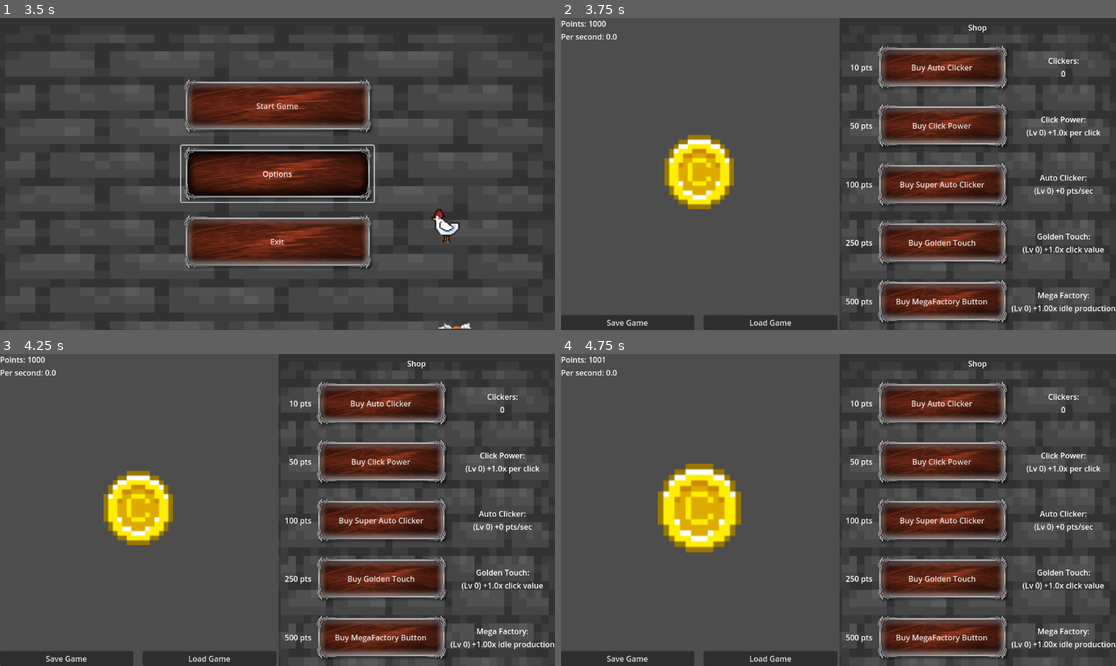
Above: before the commit, frames 1-4 (two rows, left to right).
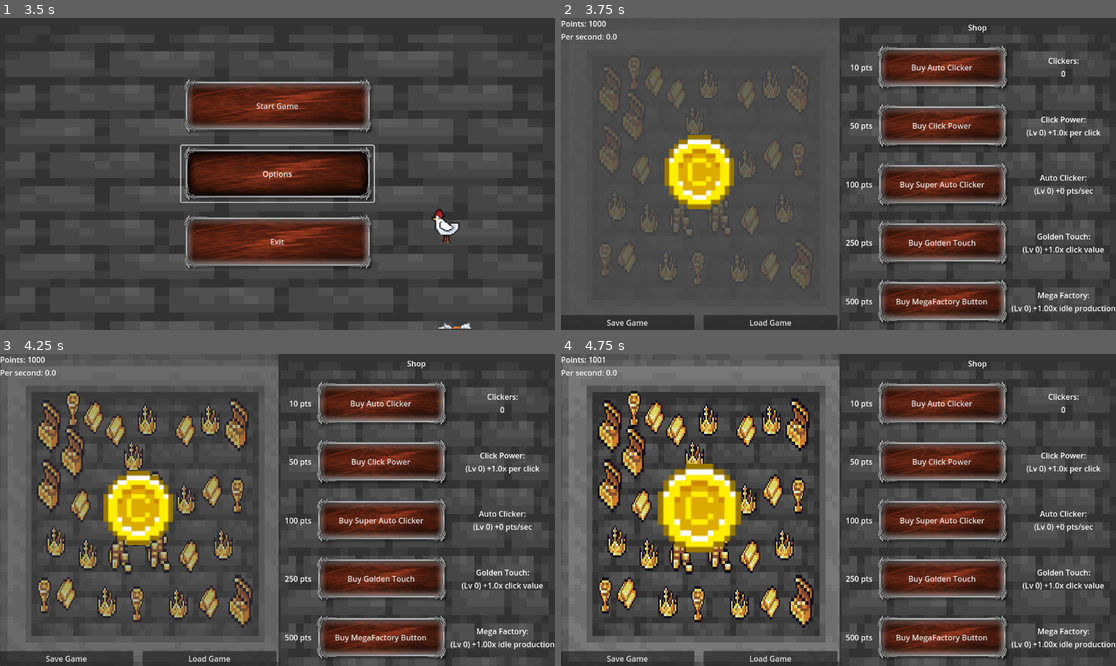
Above: after the commit, the same moments.

Repository: SamuelMTack/Push-Out-Games
Game: Godot game, scene res://main_ui.tscn
Two runs of this game, one before a commit and one after it. Both use one fixed random seed, a clock stepped at 60 frames per second and the inputs below.
Inputs (mouse positions are in pixels of both pictures, inside the frame that each line leads up to):
- Up to frame 1 (3.5 s): click "Start Game" at 0.5 s; click "Start Game" at 1.25 s; click "Start Game" at 2 s; click "Options" at 2.75 s
- Up to frame 2 (3.75 s): no input
- Up to frame 3 (4.25 s): no input
- Up to frame 4 (4.75 s): click (699, 506) at 4.25 s

Frame 1 is identical in both runs. In frame 2, 1.7% of the frame differs, in the area x 7-45%, y 12-87%; in frame 3, 13%; in frame 4, 23%, in the area x 0-51%, y 2-99%.

Commit message:
BackGround Change

Diff:
--- a/claude-clicker-game/Scripts/node_2d.gd
+++ b/claude-clicker-game/Scripts/node_2d.gd
@@ -26,6 +26,8 @@
 var mega_factory_level = 0
 var mega_factory_price = 500
 var mega_factory_multiplier = 1.0
+
+var current_background_tier = 0
 
 # Save file path
 const SAVE_PATH = "user://clicker_save.json"
@@ -41,7 +43,7 @@
 @onready var save_button = %SaveButton
 @onready var load_button = %LoadButton
 @onready var save_status_label = %SaveStatusLabel
-
+@onready var background_sprite = $BackgroundSprite
 
 #GPU Particles Handling
 @onready var gpu_particles_2d: GPUParticles2D = %GPUParticles2D
@@ -74,6 +76,7 @@
 		load_game()
 
 	update_ui()
+	update_background()
 
 func _on_click_button_pressed():
 	var click_value = points_per_click * click_multiplier_bonus * golden_touch_bonus
@@ -83,6 +86,7 @@
 	gpu_particles_2d.amount_ratio += (1 - gpu_particles_2d.amount_ratio)*0.001
 	print(str(gpu_particles_2d.amount_ratio))
 	update_ui()
+	update_background()
 	# Add animation effect
 	click_button.scale = Vector2(3.2, 3.2)
 	var tween = create_tween()
@@ -138,7 +142,68 @@
 		var idle_points = ((idle_clickers * idle_click_rate) + auto_clicker_bonus) * mega_factory_multiplier
 		points += idle_points / 10.0
 		update_ui()
-
+		update_background()
+
+
+func update_background():
+	var new_tier = get_background_tier()
+	if new_tier != current_background_tier:
+		current_background_tier = new_tier
+		var background_path = get_background_path(current_background_tier)
+
+		# Try to load the background image
+		if ResourceLoader.exists(background_path):
+			var texture = load(background_path)
+			background_sprite.texture = texture
+
+			# Fade in animation
+			background_sprite.modulate.a = 0.0
+			var tween = create_tween()
+			tween.tween_property(background_sprite, "modulate:a", 1.0, 1.0)
+		else:
+			# Fallback to colored backgrounds if images don't exist
+			set_fallback_background(current_background_tier)
+
+func get_background_tier() -> int:
+	if points >= 10000:
+		return 6  # Galaxy/Space theme
+	elif points >= 5000:
+		return 5  # Golden palace theme
+	elif points >= 2000:
+		return 4  # City skyline theme
+	elif points >= 1000:
+		return 3  # Mountain landscape theme
+	elif points >= 500:
+		return 2  # Forest theme
+	elif points >= 100:
+		return 1  # Sunny field theme
+	else:
+		return 0  # Simple starting theme
+
+func get_background_path(tier: int) -> String:
+	match tier:
+		0: return "res://backgrounds/background_0.png"
+		1: return "res://backgrounds/background_1.png"
+		2: return "res://backgrounds/background_2.png"
+		3: return "res://backgrounds/background_3.png"
+		4: return "res://backgrounds/background_4.png"
+		_: return ""
+
+
+func set_fallback_background(tier: int):
+	# Create a colored rectangle as fallback
+	var color: Color
+	match tier:
+		0: color = Color(0.7, 0.8, 0.9)  # Light blue
+		1: color = Color(0.8, 0.9, 0.6)  # Light green
+		2: color = Color(0.4, 0.7, 0.4)  # Forest green
+		3: color = Color(0.6, 0.7, 0.8)  # Mountain gray-blue
+		4: color = Color(0.5, 0.5, 0.6)  # City gray
+		5: color = Color(0.9, 0.8, 0.4)  # Golden yellow
+		6: color = Color(0.1, 0.1, 0.3)  # Dark space blue
+		_: color = Color.WHITE
+
+	background_sprite.modulate = color
 func _on_save_button_pressed():
 	save_game()
 
--- a/claude-clicker-game/Themes/UI_Theme.tres
+++ b/claude-clicker-game/Themes/UI_Theme.tres
@@ -2,7 +2,7 @@
 
 [ext_resource type="Texture2D" uid="uid://bwovvyebaplcc" path="res://Themes/Input/boxNormal.png" id="1_3l8vs"]
 [ext_resource type="Texture2D" uid="uid://djrxh5r5us4wu" path="res://Themes/Input/boxSelect.png" id="2_nt3vr"]
-[ext_resource type="Texture2D" uid="uid://dedbanhpvsmlv" path="res://Sprites/Empty.png" id="3_vjnto"]
+[ext_resource type="Texture2D" uid="uid://dedbanhpvsmlv" path="res://backgrounds/background_0.png" id="3_vjnto"]
 
 [sub_resource type="StyleBoxTexture" id="StyleBoxTexture_vjnto"]
 texture = ExtResource("1_3l8vs")
--- a/claude-clicker-game/node_2d.tscn
+++ b/claude-clicker-game/node_2d.tscn
@@ -1,6 +1,7 @@
-[gd_scene load_steps=10 format=3 uid="uid://boycwgpu048yy"]
+[gd_scene load_steps=11 format=3 uid="uid://boycwgpu048yy"]
 
 [ext_resource type="Script" uid="uid://q7ri5gs0vl3l" path="res://Scripts/node_2d.gd" id="1_6whob"]
+[ext_resource type="Texture2D" uid="uid://dedbanhpvsmlv" path="res://backgrounds/background_0.png" id="2_d21ai"]
 [ext_resource type="Texture2D" uid="uid://5wyxn05cdg7p" path="res://Sprites/coin_01.png" id="2_u7krg"]
 [ext_resource type="AudioStream" uid="uid://c32f2ctcqoyid" path="res://FX/coin1.wav" id="3_tx0tn"]
 [ext_resource type="Texture2D" uid="uid://q0bfflw4ldqh" path="res://Sprites/Full Coins.png" id="4_kdubu"]
@@ -42,6 +43,11 @@
 script = ExtResource("1_6whob")
 points = 1000
 
+[node name="BackgroundSprite" type="Sprite2D" parent="."]
+position = Vector2(294, 323.50003)
+scale = Vector2(0.26302084, 0.5007716)
+texture = ExtResource("2_d21ai")
+
 [node name="AudioStreamPlayer2D" type="AudioStreamPlayer2D" parent="."]
 position = Vector2(-76, 19)
 stream = ExtResource("4_wjtap")
Renamed: claude-clicker-game/Sprites/Empty.png -> claude-clicker-game/backgrounds/background_0.png
Not shown, added: claude-clicker-game/backgrounds/background_0.png.import
Renamed: claude-clicker-game/Sprites/Some.png -> claude-clicker-game/backgrounds/background_1.png
Not shown, changed: claude-clicker-game/backgrounds/background_1.png.import
Renamed: claude-clicker-game/Sprites/A Little.png -> claude-clicker-game/backgrounds/background_2.png
Not shown, changed: claude-clicker-game/backgrounds/background_2.png.import
Renamed: claude-clicker-game/Sprites/A Decent Amount.png -> claude-clicker-game/backgrounds/background_3.png
Not shown, changed: claude-clicker-game/backgrounds/background_3.png.import
Renamed: claude-clicker-game/Sprites/Alot.png -> claude-clicker-game/backgrounds/background_4.png
Not shown, changed: claude-clicker-game/backgrounds/background_4.png.import
